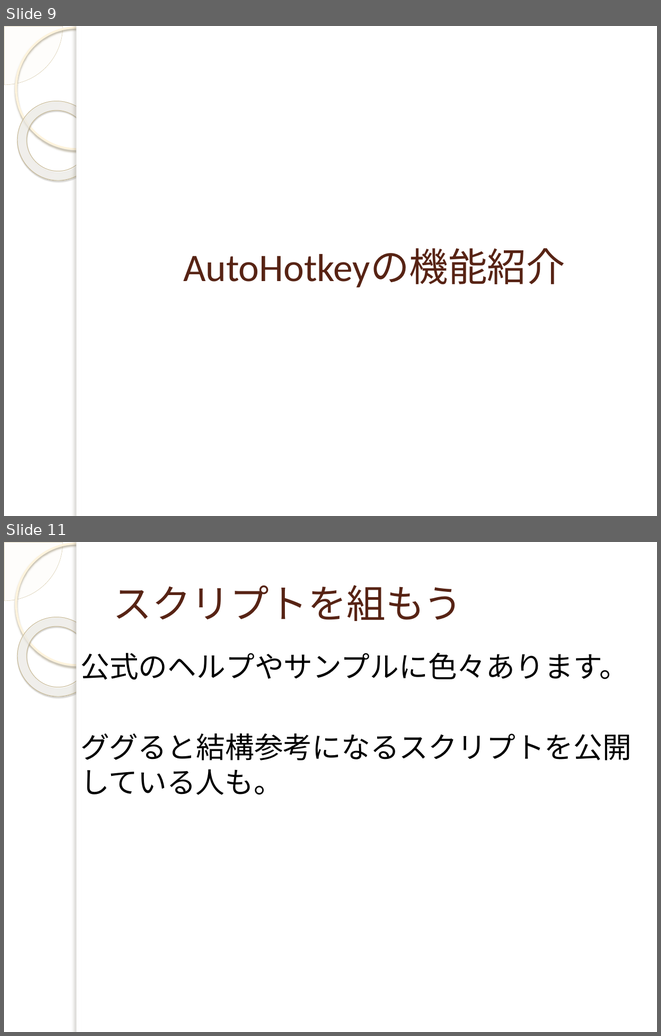
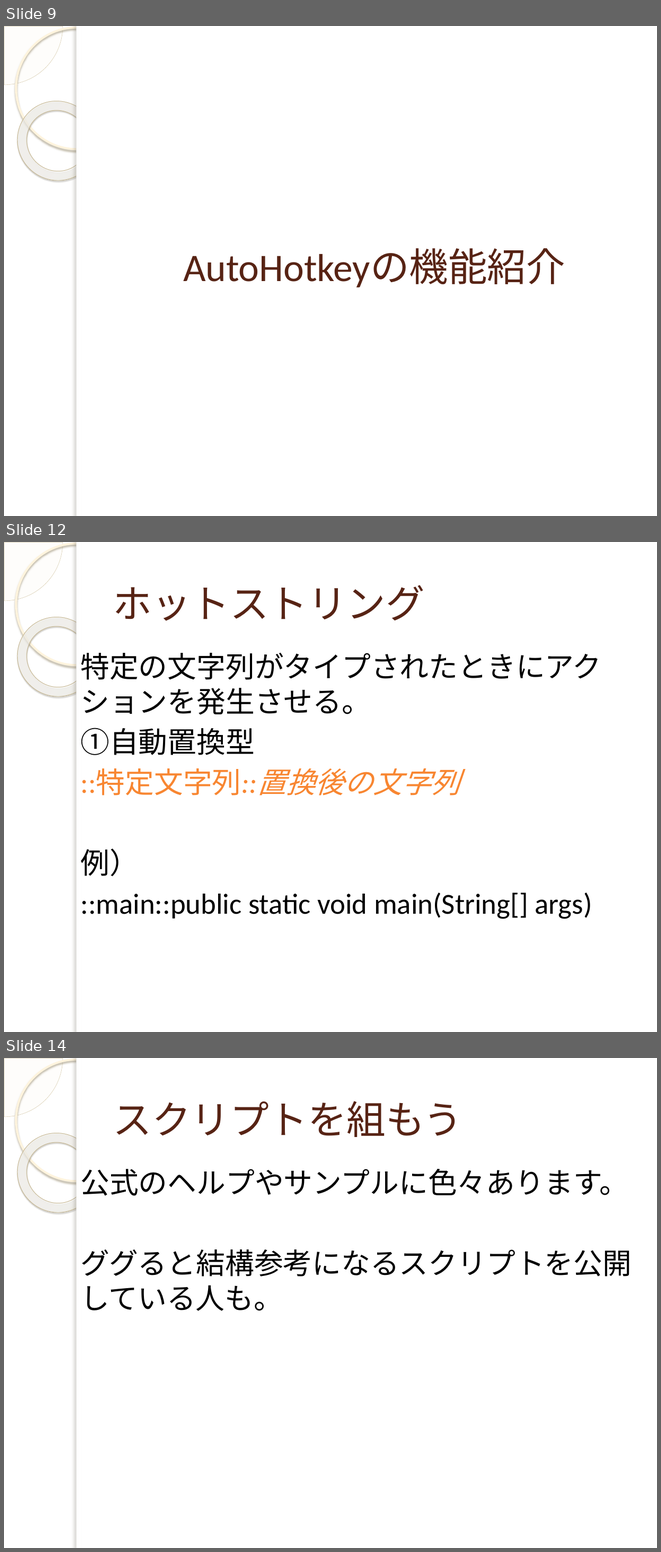
Before and after one commit to yuridonus/FEstudy, a slide deck: autoHotkey.pptx. Shown one above the other, each under a label of ours: slides 9 and 11 before the commit, slides 9, 12 and 14 after it; the slides between them are not shown. The pictures are 661x1036 and 661x1552 pixels, drawn with LibreOffice and Linux fonts; fonts in the diff are those of the drawing; background and template pictures are left out. Boxes give left, top, right and bottom in pixels: in the first picture for what was removed or moved away, otherwise in the second. Text is boxed around its words. In the diff, an @@ line names an element or a change of style, - is before the commit and + after.

```diff
--- a/autoHotkey.pptx
+++ b/autoHotkey.pptx
@@ slide 12 added at <box>4,542,657,1032</box>, background picture (left out); not listed: 5 template elements that a slide beside it also shows @@
@@ title added at <box>113,585,425,621</box>, 43 pt, text #572314 @@
+ホットストリング
@@ text added at <box>80,652,601,919</box>, 32 pt, text #000000 @@
+特定の文字列がタイプされたときにアクションを発生させる。
+①自動置換型
+::特定文字列::置換後の文字列
+例）
+::main::public static void main(String[] args)
@@ what was slide 11 is now slide 14 @@
```
Also in this commit, not shown: 1 slide changed, 3 other slides added, 4 slides removed, 3 other files.
